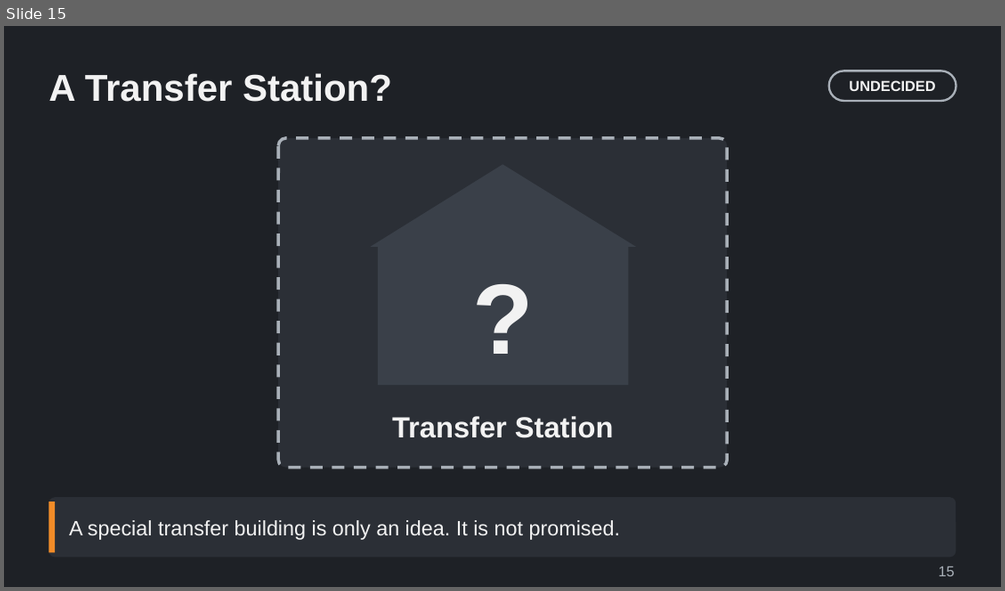
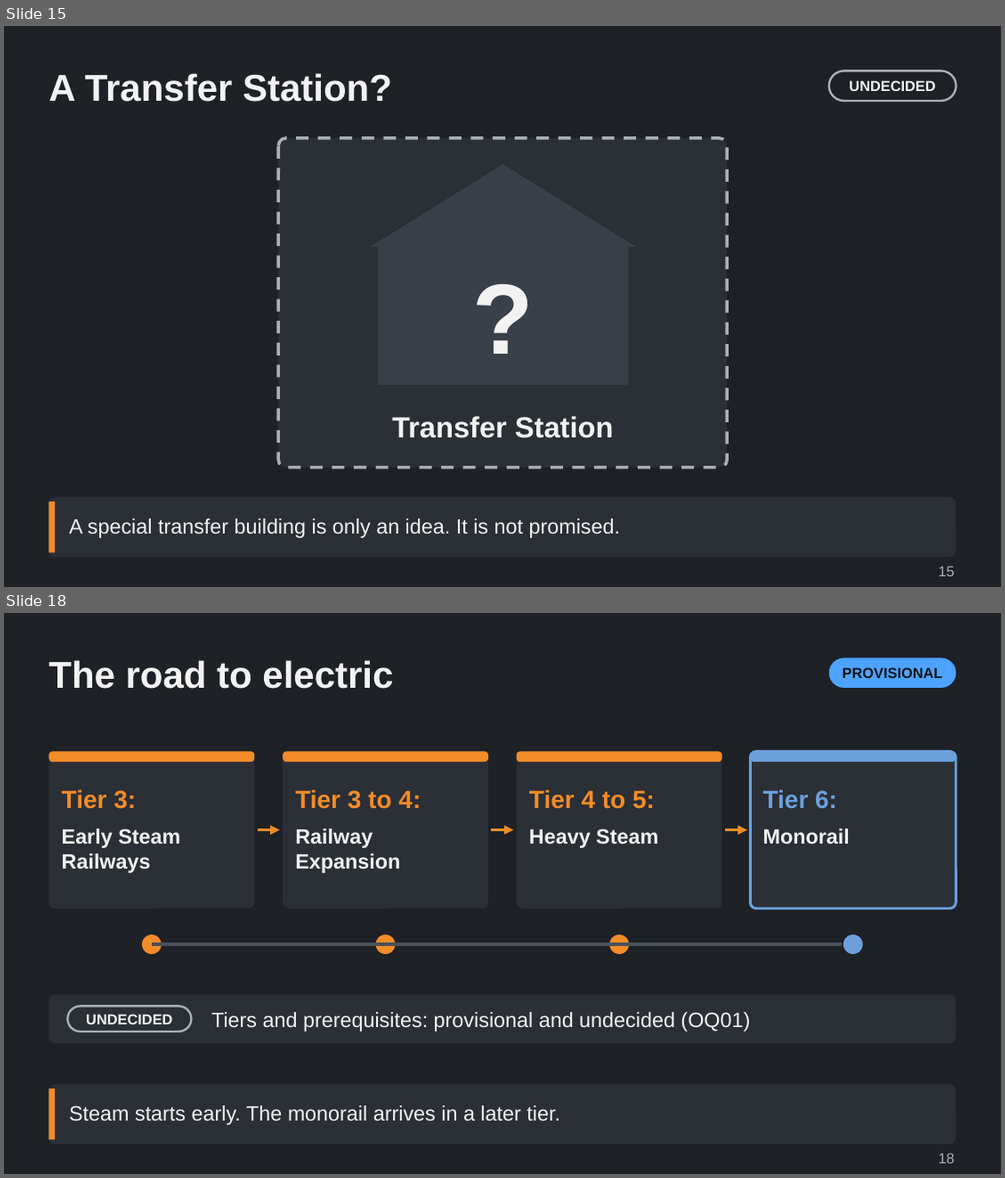
Before and after one commit to Tarenkookoo/Satisfactory---Early-Locomotion, a slide deck: Reporting/Claude Presents/Deck4_Monorail/The_Monorail_Transition_Explained.pptx. Shown one above the other, each under a label of ours: slide 15 before the commit, slides 15 and 18 after it; the slides between them are not shown. The pictures are 1005x591 and 1005x1178 pixels, drawn with LibreOffice and Linux fonts; fonts in the diff are those of the drawing. Boxes give left, top, right and bottom in pixels: in the first picture for what was removed or moved away, otherwise in the second. Text is boxed around its words. In the diff, an @@ line names an element or a change of style, - is before the commit and + after.

```diff
--- a/Reporting/Claude Presents/Deck4_Monorail/The_Monorail_Transition_Explained.pptx
+++ b/Reporting/Claude Presents/Deck4_Monorail/The_Monorail_Transition_Explained.pptx
@@ slide 18 added at (4,613,1001,1174), background #1E2126 @@
@@ title added at (48,660,393,689), 36 pt, text #F2F2F2, bold @@
+The road to electric
@@ rounded rectangle added at (829,657,956,688), fill #4DA3FF, 14 pt, text #101418, bold @@
+PROVISIONAL
@@ group added at (48,751,956,954): 8 rounded rectangles, 8 texts, 4 ellipses, 3 arrows, 1 line @@
+Tier 3:
+Early Steam Railways
+Tier 3 to 4:
+Railway Expansion
+Tier 4 to 5:
+Heavy Steam
+Tier 6:
+Monorail
@@ rounded rectangle added at (48,995,956,1043), fill #2B2F36 @@
@@ rounded rectangle added at (67,1005,192,1031), outline #A9B0B8 2 pt, 14 pt, text #F2F2F2, bold @@
+UNDECIDED
@@ text added at (211,1012,750,1031), 20 pt, text #F2F2F2 @@
+Tiers and prerequisites: provisional and undecided (OQ01)
@@ rounded rectangle added at (48,1084,956,1144), fill #2B2F36 @@
@@ rectangle added at (48,1088,55,1140), fill #F28C28 @@
@@ text added at (69,1105,560,1125), 20 pt, text #F2F2F2 @@
+Steam starts early. The monorail arrives in a later tier.
@@ text added at (938,1152,955,1163), 14 pt, text #A9B0B8 @@
+18
@@ slide 15 changed as well @@
@@ text "A special transfer building is ..." at (69,518,621,538): line spacing 1 to 0.95 @@
```
Also in this commit, not shown: 13 other slides changed, 6 other slides added, 6 other files.
